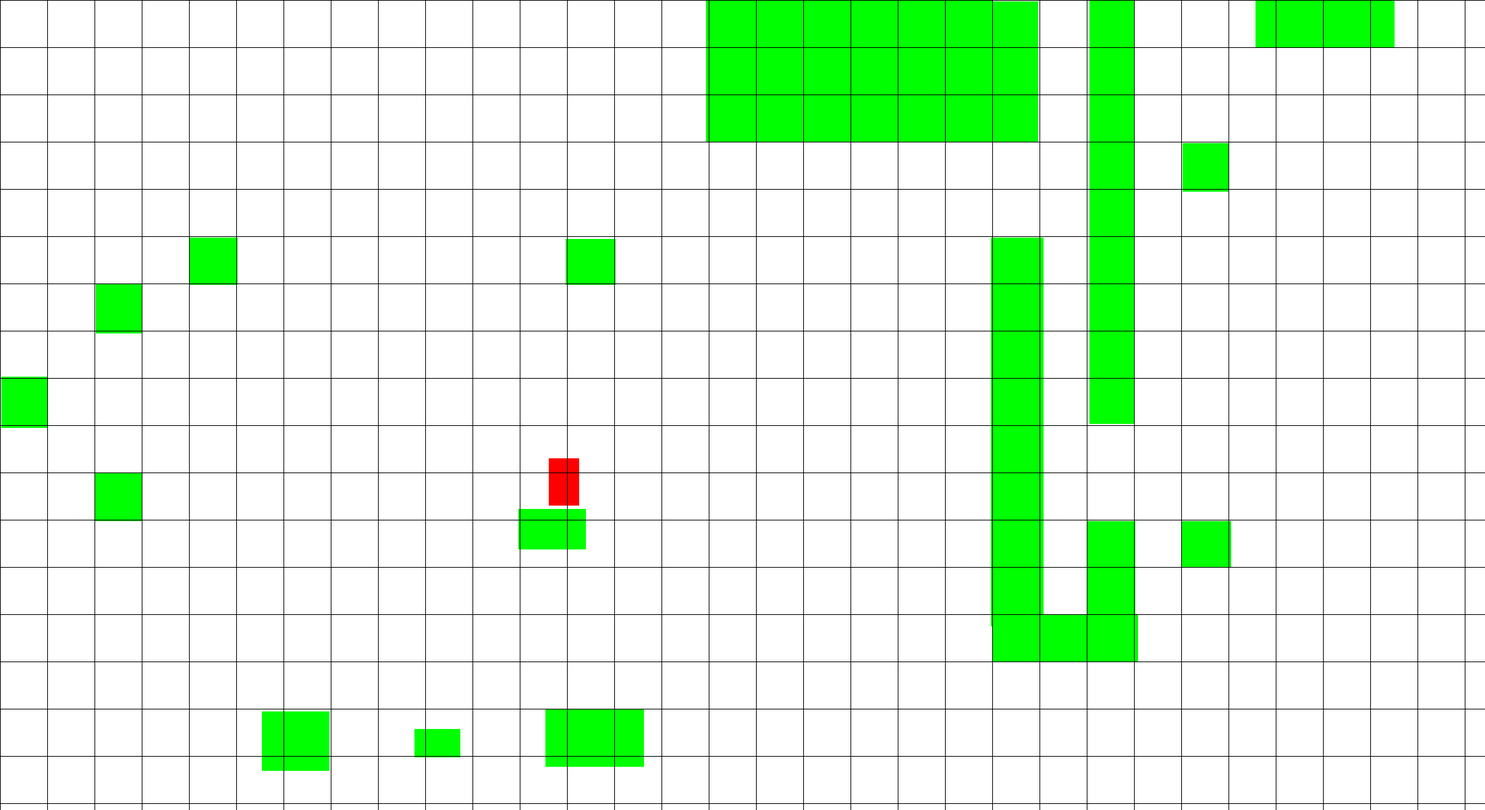
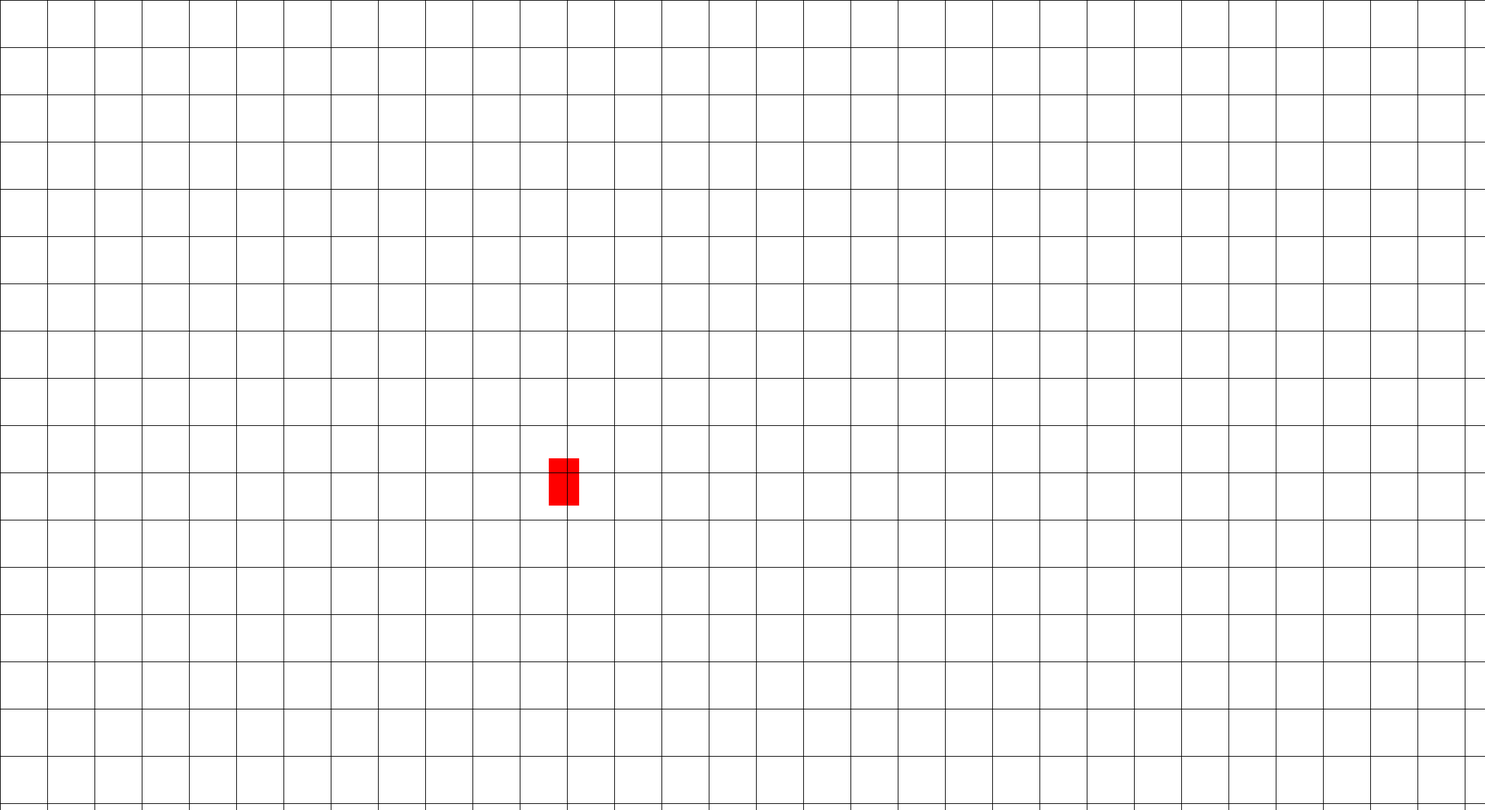
Two versions of the same layered image (1485×810). Layer-by-layer changes:
painted on "Background" over (1, 0, 1395, 772)
